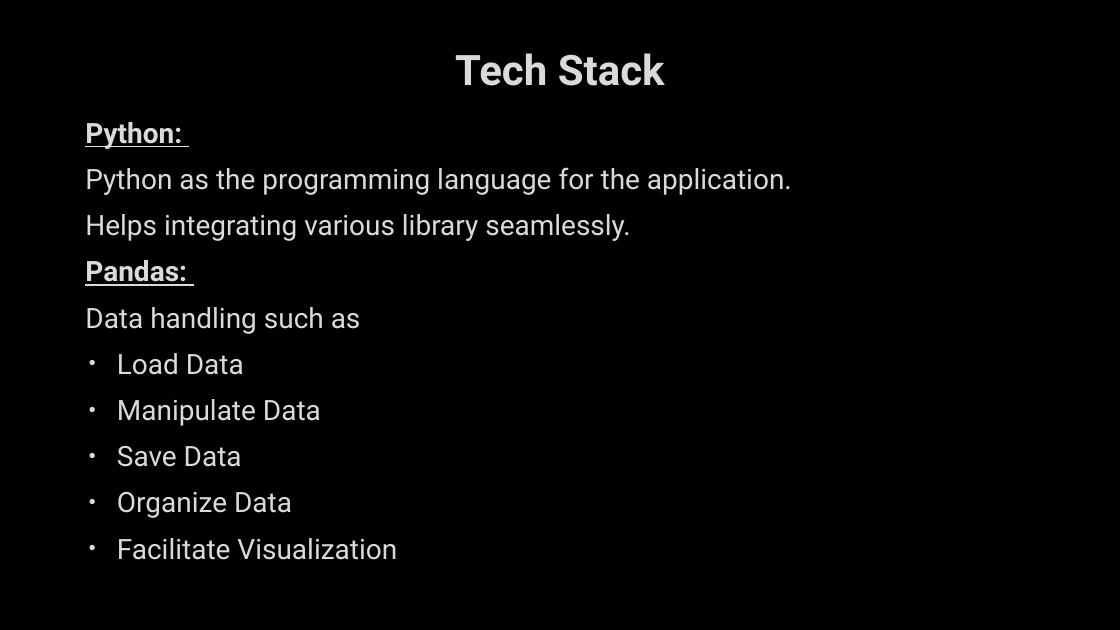
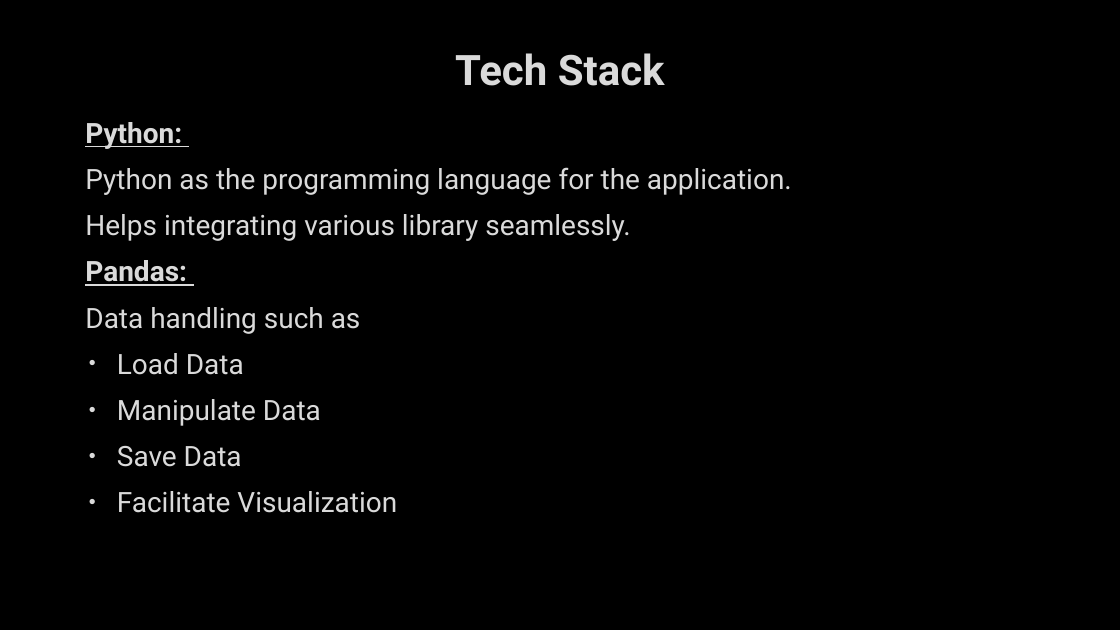
Before and after one commit to Vijaiey88/Scifor_Technologies_Work, a slide deck: slide 4 of Project1/Expense_tracker/Project1.pptx. Drawn at 1120x630 pixels with LibreOffice and Linux fonts; fonts in the diff are those of the drawing; background and template pictures are left out. Boxes give left, top, right and bottom in pixels: in the first picture for what was removed or moved away, otherwise in the second. Text is boxed around its words. In the diff, an @@ line names an element or a change of style, - is before the commit and + after.

```diff
--- a/Project1/Expense_tracker/Project1.pptx
+++ b/Project1/Expense_tracker/Project1.pptx
@@ text at (117,492,292,518): paragraph removed @@
-• Organize Data
```
Also in this commit, not shown: 1 other slide changed.
